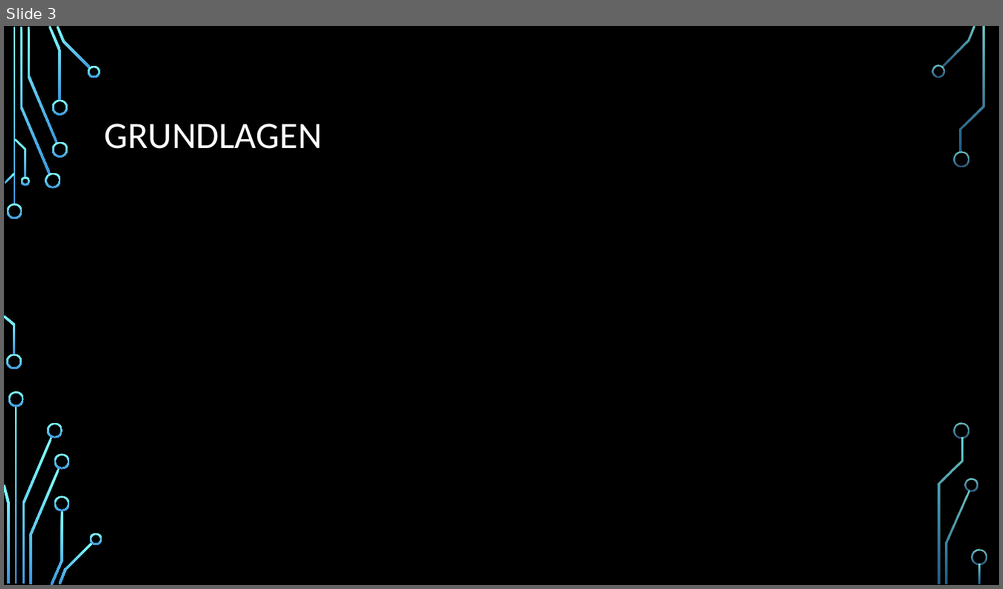
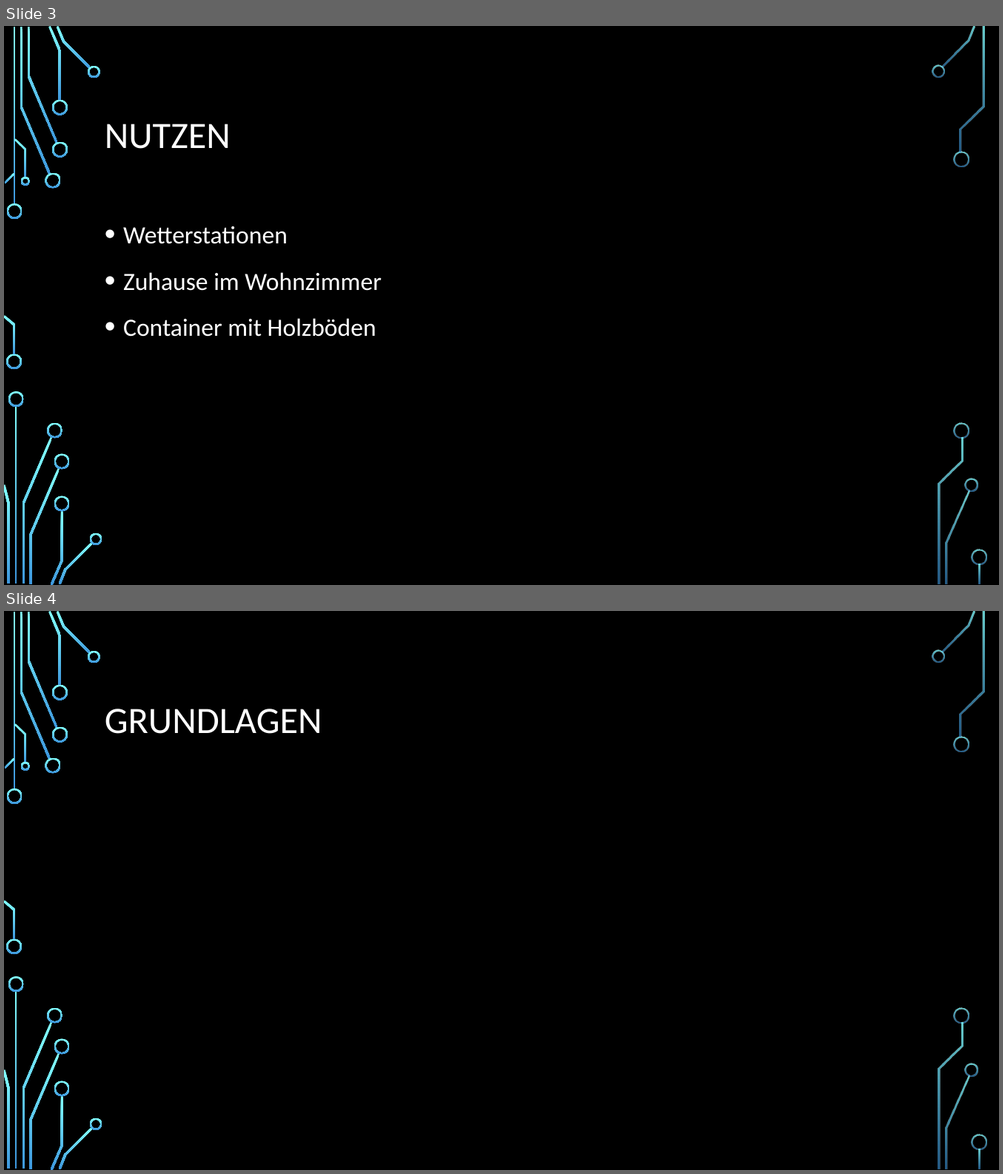
Before and after one commit to AndresMinder/factsheet, a slide deck: LuftfeuchtigkeitssensorenPP.pptx. Shown one above the other, each under a label of ours: slide 3 before the commit, slides 3 and 4 after it. The pictures are 1003x589 and 1003x1174 pixels, drawn with LibreOffice and Linux fonts; fonts in the diff are those of the drawing; grey boxes stand for pictures; background and template pictures are left out. Boxes give left, top, right and bottom in pixels: in the first picture for what was removed or moved away, otherwise in the second. Text is boxed around its words. In the diff, an @@ line names an element or a change of style, - is before the commit and + after.

```diff
--- a/LuftfeuchtigkeitssensorenPP.pptx
+++ b/LuftfeuchtigkeitssensorenPP.pptx
@@ slide 3 added at [4,26,999,585], background picture (left out); not listed: 36 template elements that a slide beside it also shows @@
@@ title added at [105,124,230,149], 36 pt, text #FFFFFF @@
+NUTZEN
@@ text added at [123,226,381,337], 24 pt, text #FFFFFF @@
+• Wetterstationen
+• Zuhause im Wohnzimmer
+• Container mit Holzböden
@@ what was slide 3 is now slide 4 @@
```
Also in this commit, not shown: 3 slides changed, 3 other slides added, 2 slides removed, 1 other file.
